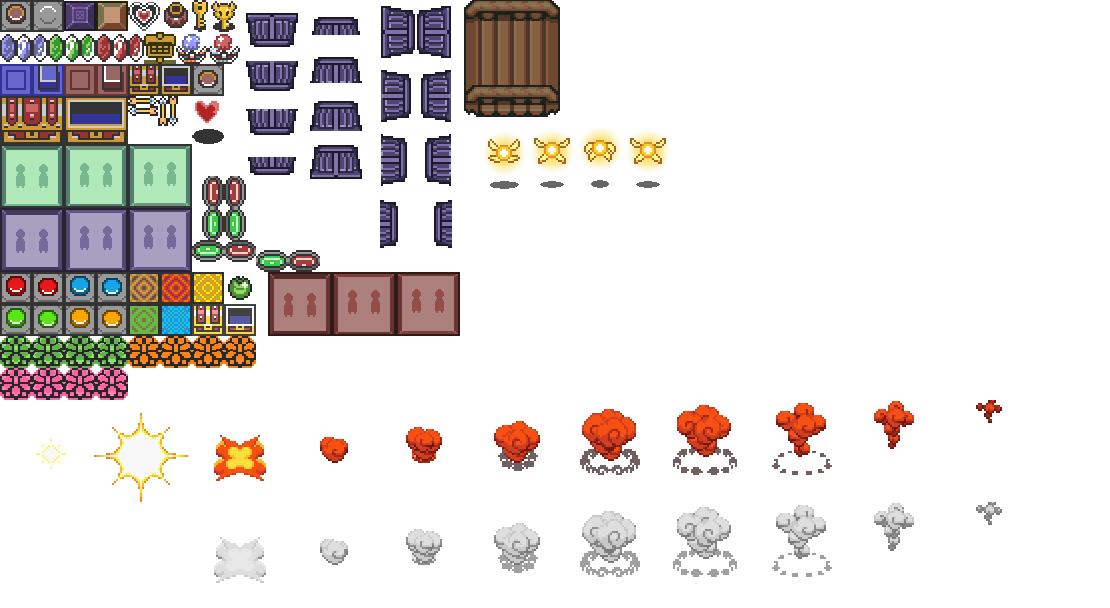
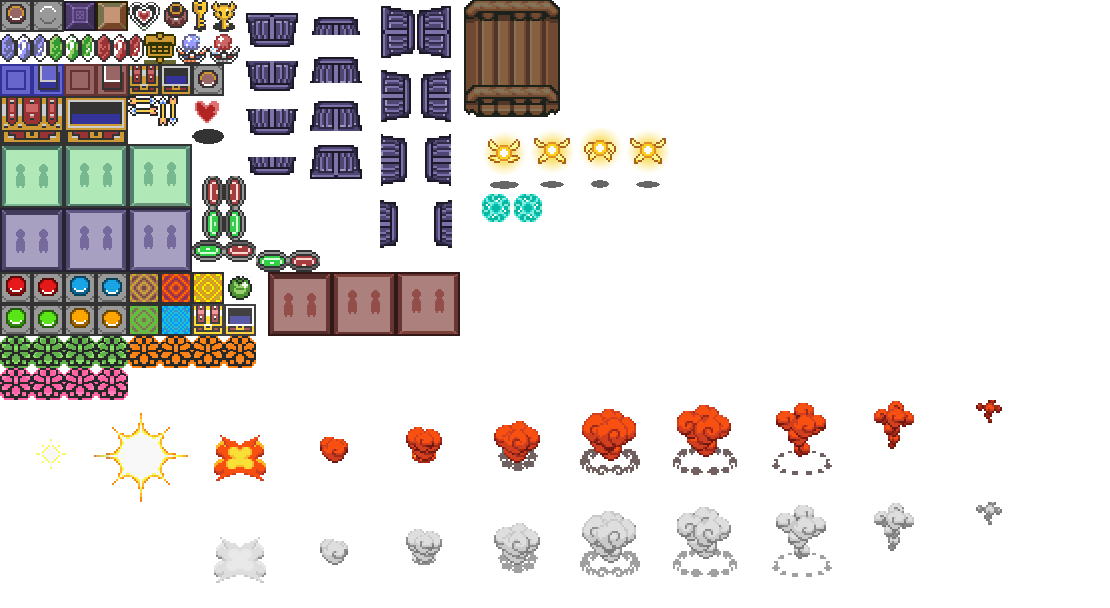
Layer changes from the first 1110px x 608px image to the second:
added layer "Capa 2 copia" above "Capa 6" over (514, 194, 542, 222)
added layer "Capa 6" above "Capa 5" over (482, 194, 510, 222)
